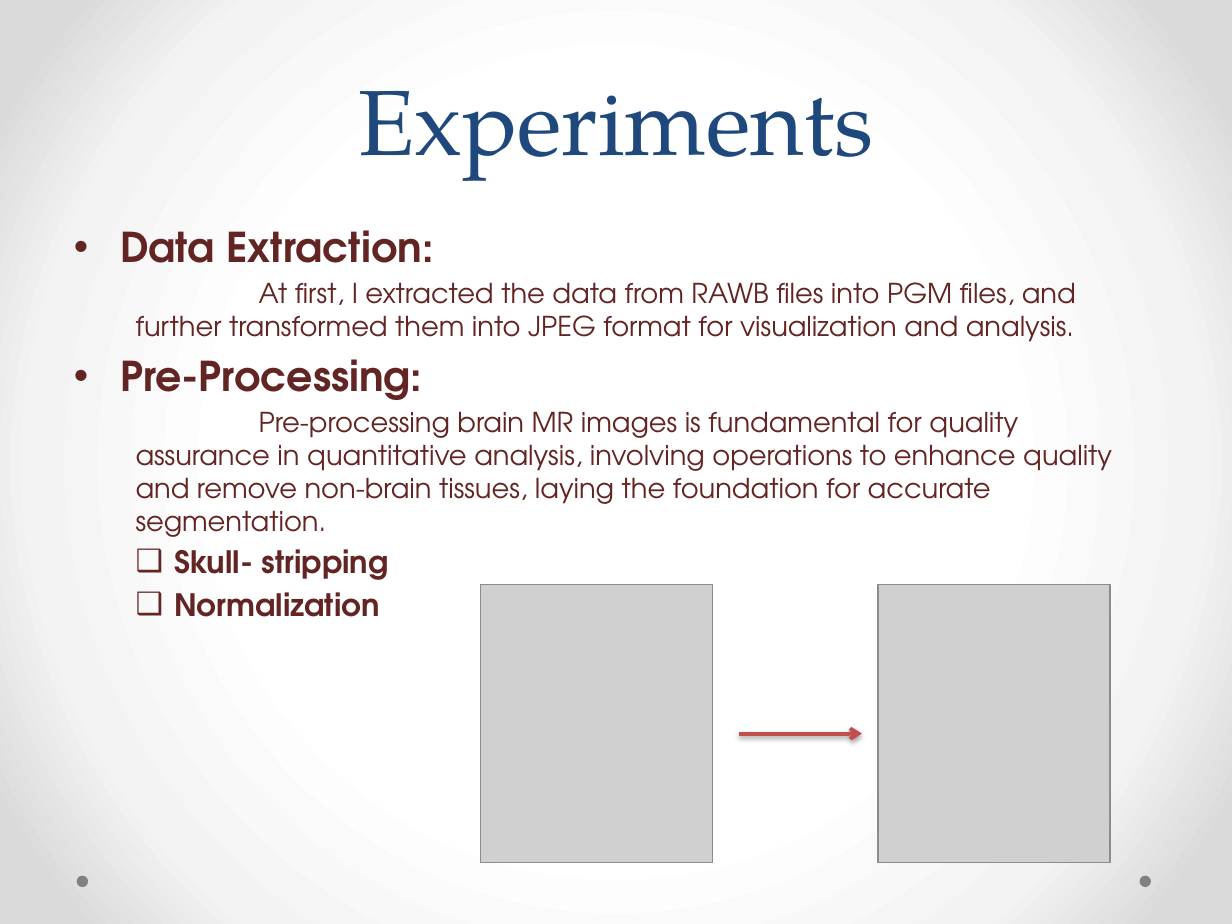
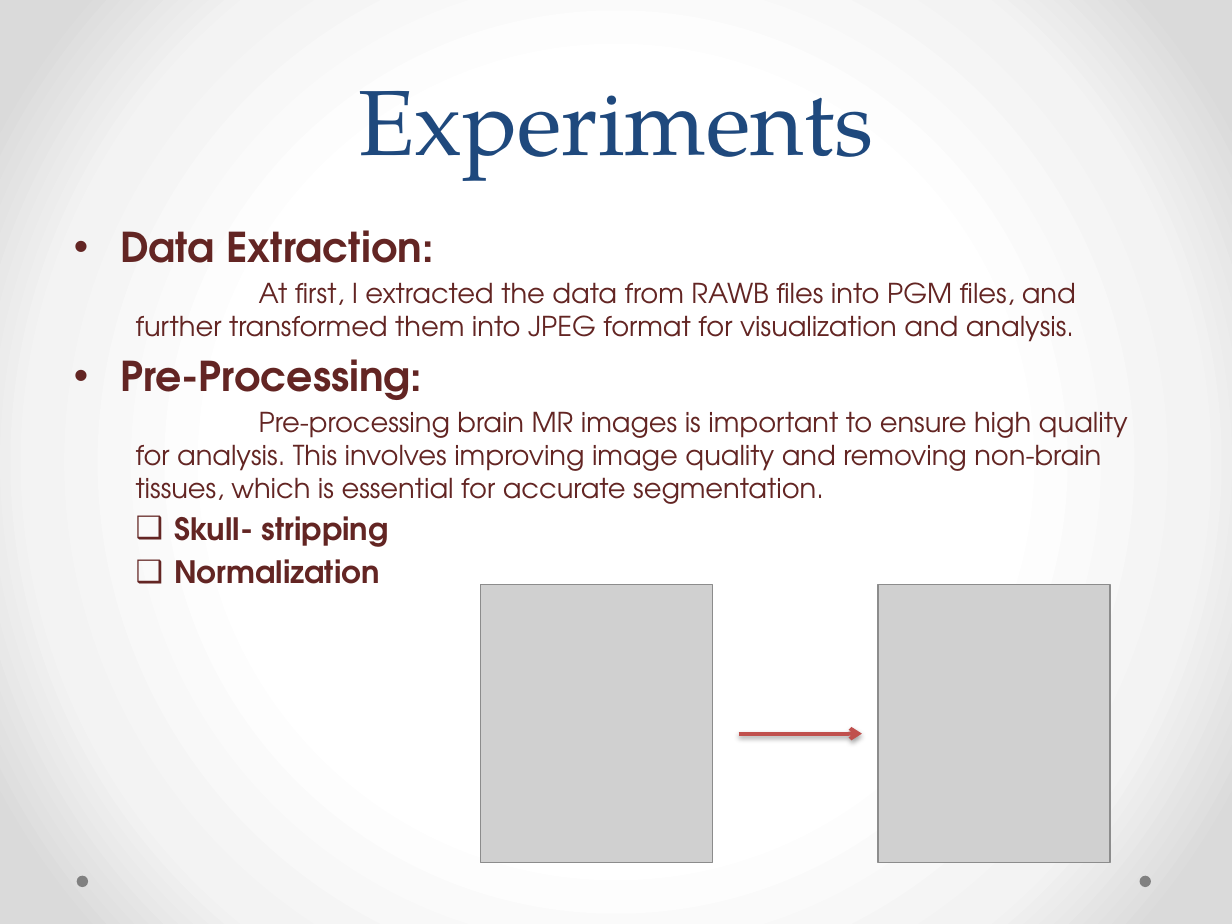
Before and after one commit to shrutipathak12321/Brain-Segmentation-using-RBFNN, a slide deck: slide 12 of Project_presentation.pptx. Drawn at 1232x924 pixels with LibreOffice and Linux fonts; fonts in the diff are those of the drawing; grey boxes stand for pictures. Boxes give left, top, right and bottom in pixels: in the first picture for what was removed or moved away, otherwise in the second. Text is boxed around its words. In the diff, an @@ line names an element or a change of style, - is before the commit and + after.

```diff
--- a/Project_presentation.pptx
+++ b/Project_presentation.pptx
@@ text at (136, 411, 1128, 504): text changed @@
-  Pre-processing brain MR images is fundamental for quality assurance in quantitative analysis, involving operations to enhance quality and remove non-brain tissues, laying the foundation for accurate segmentation.
+  Pre-processing brain MR images is important to ensure high quality for analysis. This involves improving image quality and removing non-brain tissues, which is essential for accurate segmentation.
```
Also in this commit, not shown: 9 other slides changed, 1 slide added, 1 slide removed, 2 other files.
